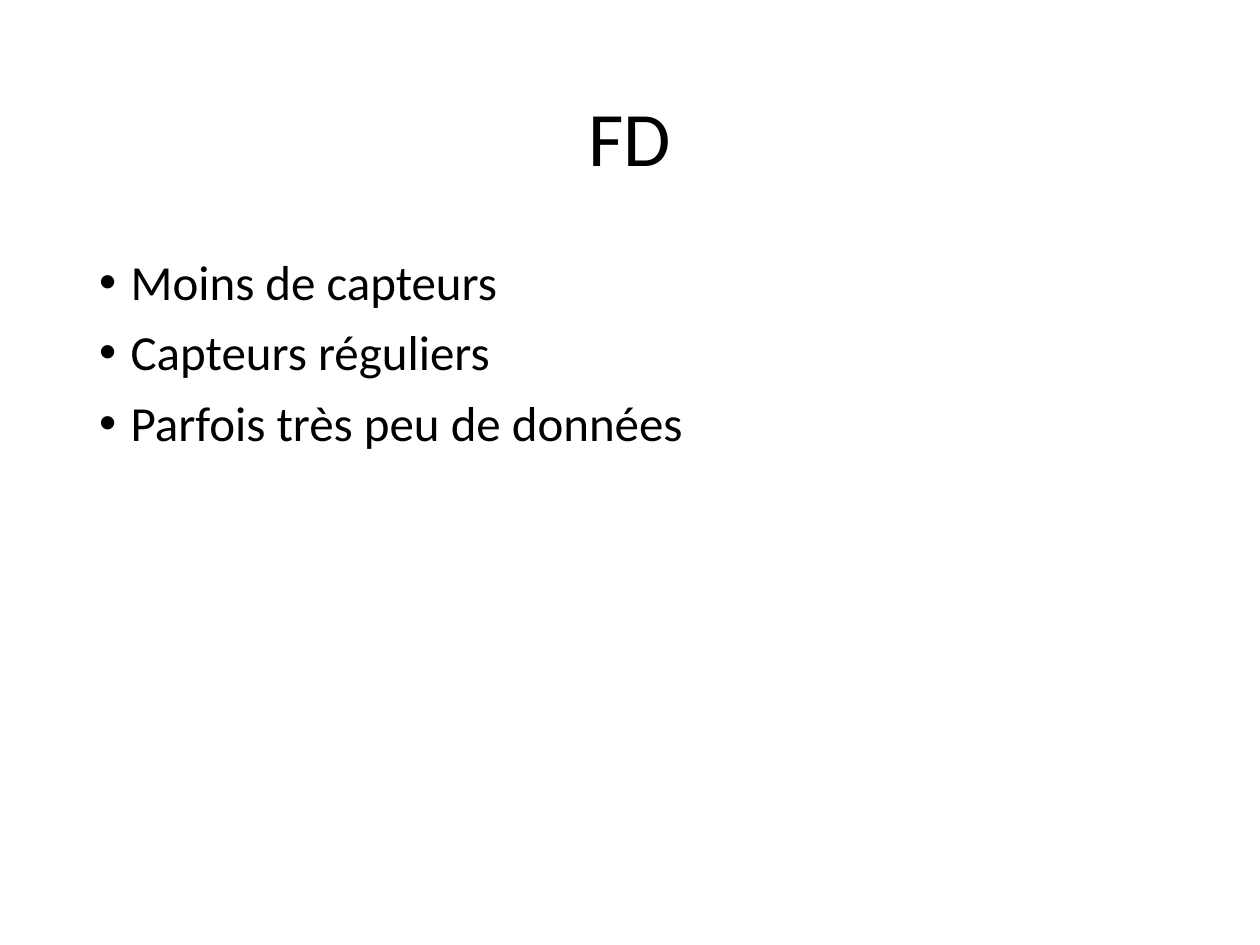
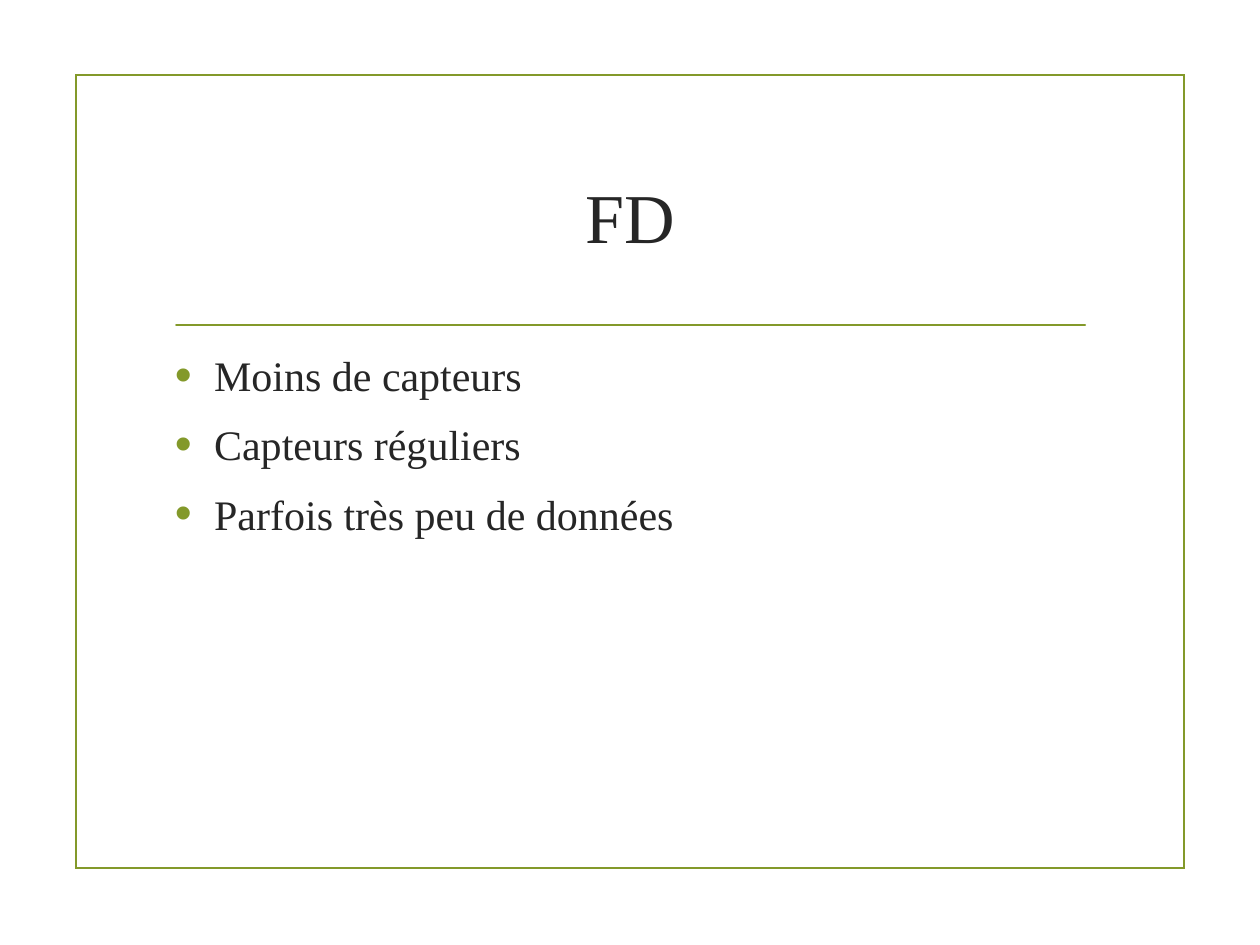
Before and after one commit to staufga0/DM_Project, a slide deck: slide 32 of Data Mining Presentation.pptm. Drawn at 1260x945 pixels with LibreOffice and Linux fonts; fonts in the diff are those of the drawing; background and template pictures are left out. Boxes give left, top, right and bottom in pixels: in the first picture for what was removed or moved away, otherwise in the second. Text is boxed around its words. In the diff, an @@ line names an element or a change of style, - is before the commit and + after.

```diff
--- a/Data Mining Presentation.pptm
+++ b/Data Mining Presentation.pptm
@@ rectangle added at [77, 74, 1184, 868], outline #83992A 1.25 pt @@
@@ title "FD": place and size @@
-title "FD" at [589, 116, 672, 166]
+title "FD" at [586, 197, 675, 243]
@@ title "FD" at [586, 197, 675, 243]: size 44 to 40 pt, font Calibri to Times New Roman, text colour #000000 to #262626; line spacing 0.9 to 1 @@
@@ line added from (176, 325) to (1085, 325), #83992A 1.25 pt @@
@@ text "Moins de capteurs": place and size @@
-text "Moins de capteurs" at [131, 266, 683, 449]
+text "Moins de capteurs" at [214, 362, 674, 539]
@@ text "Moins de capteurs" at [214, 362, 674, 539]: size 28 to 24 pt, font Calibri to Times New Roman, text colour #000000 to #262626; indent changed; line spacing 0.9 to 1 @@
```
Also in this commit, not shown: 27 other slides changed, 6 slides added, 6 slides removed.
